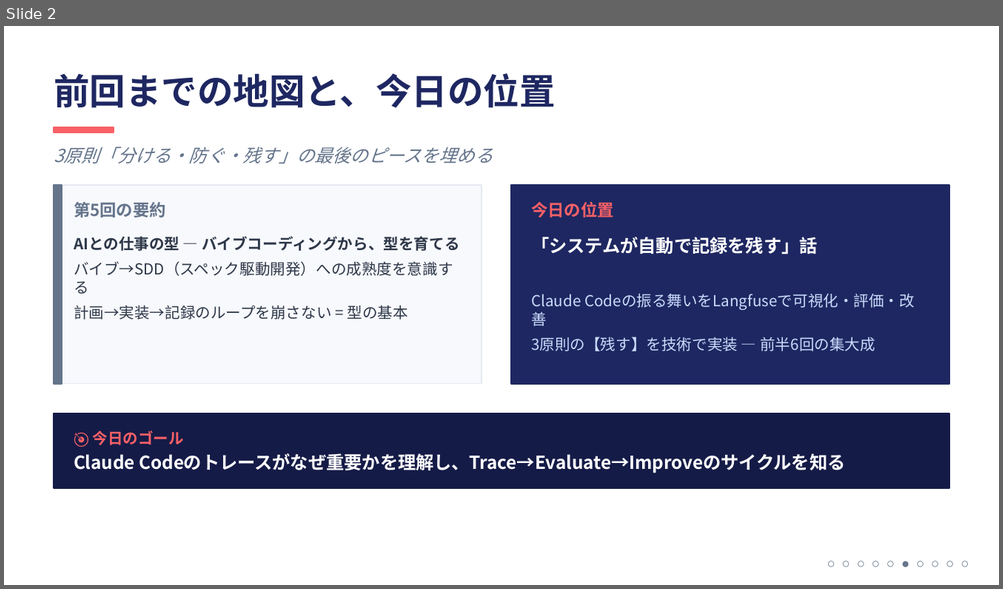
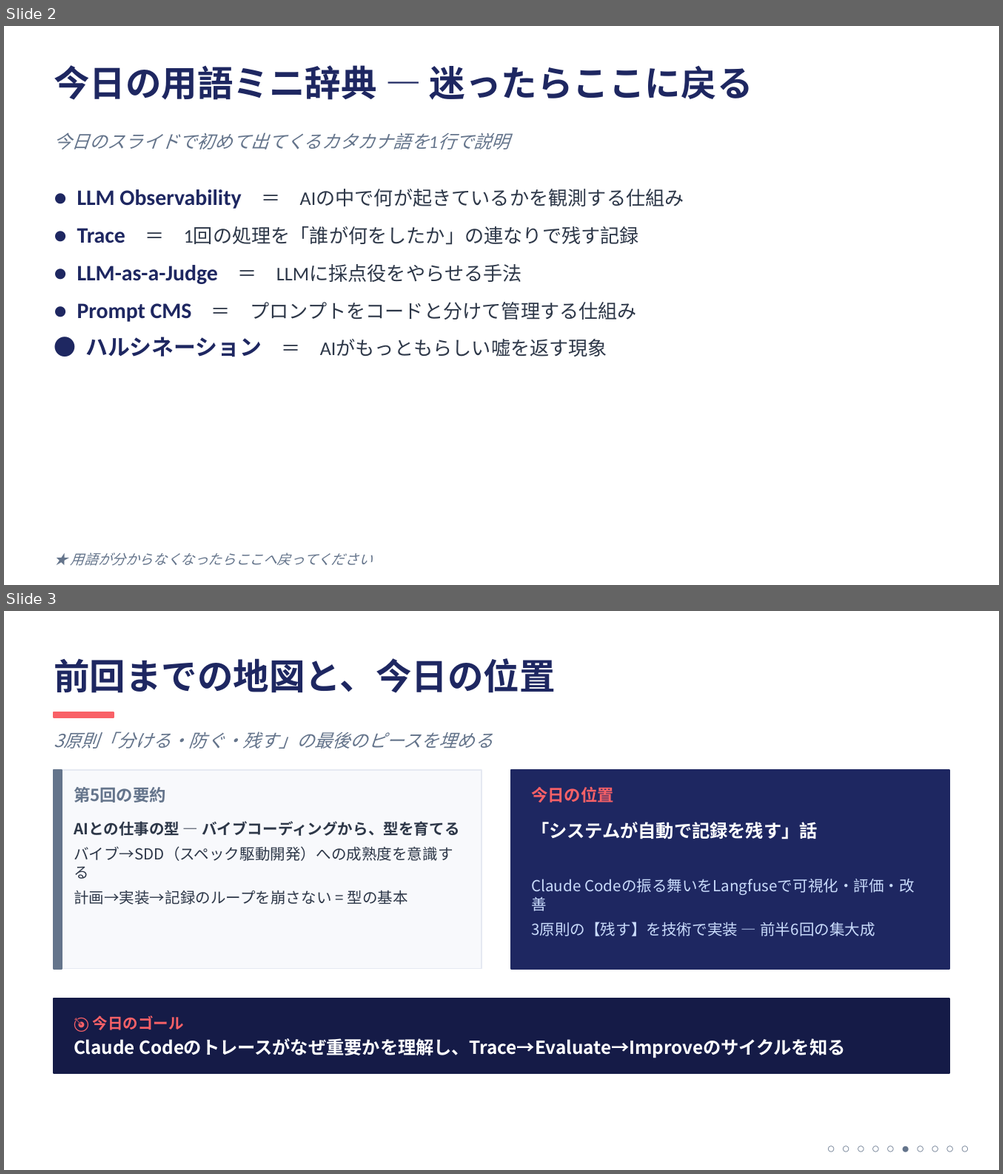
Before and after one commit to ktsuchida11/ClaudeWorkshop, a slide deck: session6/session6_full.pptx. Shown one above the other, each under a label of ours: slide 2 before the commit, slides 2 and 3 after it. The pictures are 1003x589 and 1003x1174 pixels, drawn with LibreOffice and Linux fonts; fonts in the diff are those of the drawing. Boxes give left, top, right and bottom in pixels: in the first picture for what was removed or moved away, otherwise in the second. Text is boxed around its words. In the diff, an @@ line names an element or a change of style, - is before the commit and + after.

```diff
--- a/session6/session6_full.pptx
+++ b/session6/session6_full.pptx
@@ slide 2 added at (4,26,999,585), background #FFFFFF @@
@@ text added at (54,65,753,100), 26 pt, text #1E2761, bold @@
+今日の用語ミニ辞典 ― 迷ったらここに戻る
@@ text added at (54,133,429,150), 13 pt, text #64748B, italic @@
+今日のスライドで初めて出てくるカタカナ語を1行で説明
@@ text added at (77,190,684,358), 14 pt, text #2D3748 @@
+● LLM Observability ＝ AIの中で何が起きているかを観測する仕組み
+● Trace ＝ 1回の処理を「誰が何をしたか」の連なりで残す記録
+● LLM-as-a-Judge ＝ LLMに採点役をやらせる手法
+● Prompt CMS ＝ プロンプトをコードと分けて管理する仕組み
+● ハルシネーション ＝ AIがもっともらしい嘘を返す現象
@@ text added at (71,553,373,566), 10 pt, text #64748B, italic @@
+★ 用語が分からなくなったらここへ戻ってください
@@ what was slide 2 is now slide 3 @@
```
Also in this commit, not shown: 6 slides changed, 2 other slides added, 1 other file.
